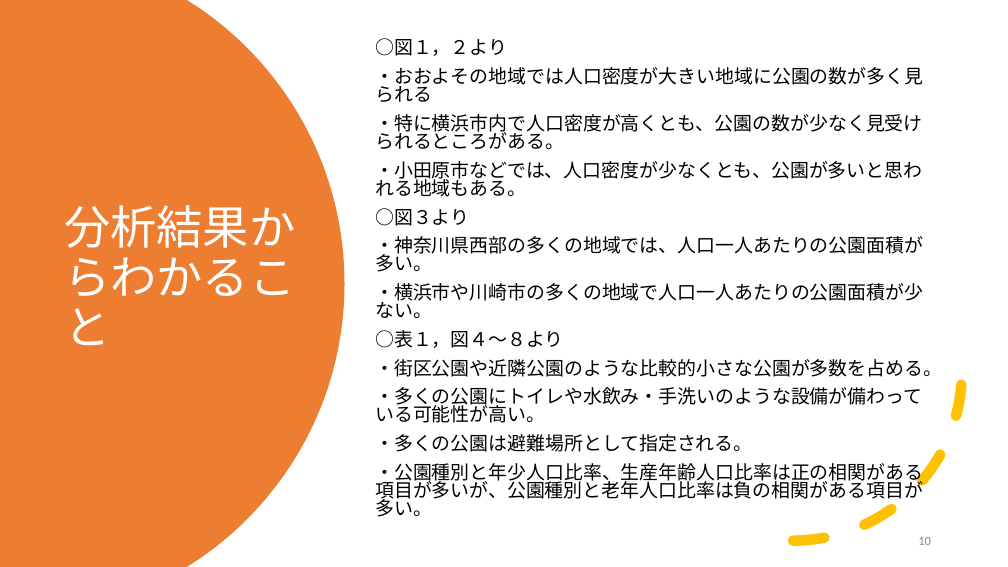
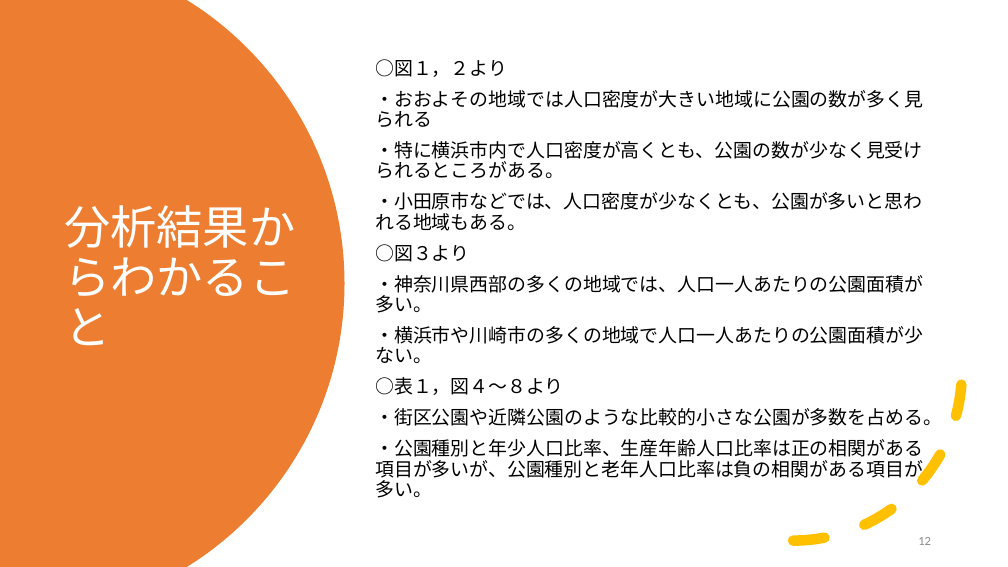
Before and after one commit to yasumasa718/park_data_intern, a slide deck: slide 12 of .doc/プレゼンテーション ＿課題２.pptx (slide 10 before the commit). Drawn at 1008x567 pixels with LibreOffice and Linux fonts; fonts in the diff are those of the drawing. Boxes give left, top, right and bottom in pixels: in the first picture for what was removed or moved away, otherwise in the second. Text is boxed around its words. In the diff, an @@ line names an element or a change of style, - is before the commit and + after.

```diff
--- a/.doc/プレゼンテーション ＿課題２.pptx
+++ b/.doc/プレゼンテーション ＿課題２.pptx
@@ text "○図１，２より" at (375,59,942,498): line spacing 0.8 to 0.9 @@
@@ text at (375,387,922,452): paragraphs removed @@
-・多くの公園にトイレや水飲み・手洗いのような設備が備わっている可能性が高い。
-・多くの公園は避難場所として指定される。
@@ page number at (918,537,931,545): text changed @@
-10
+12
```
Also in this commit, not shown: 1 other slide changed, 3 slides added, 1 slide removed, 1 other file.
